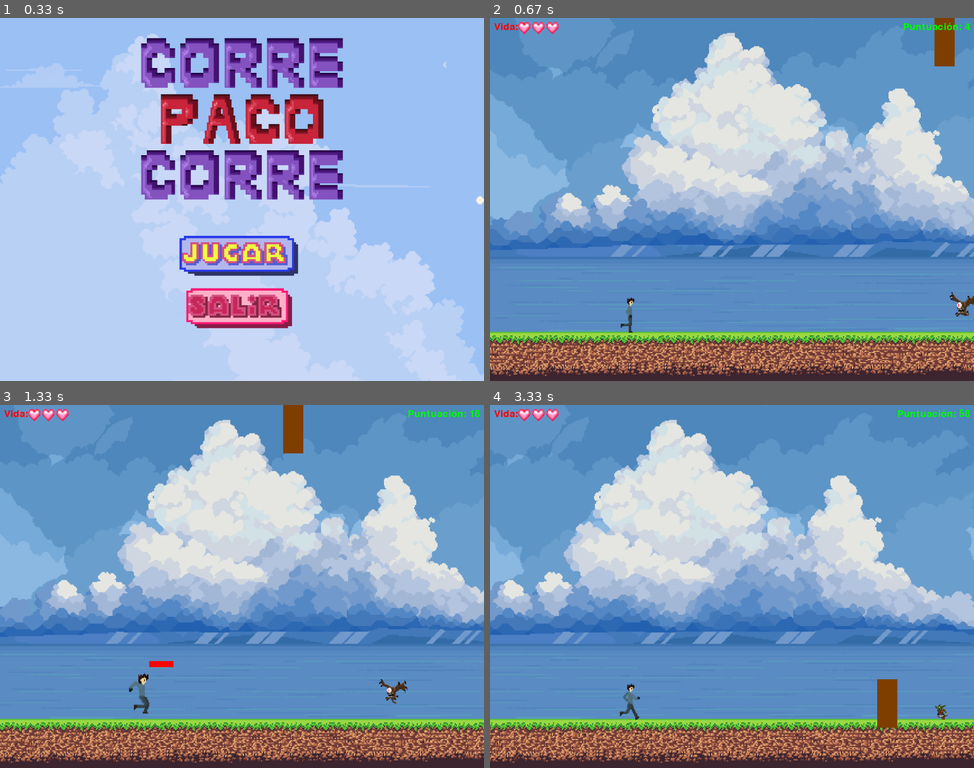
Above: before the commit, frames 1-4 (two rows, left to right).
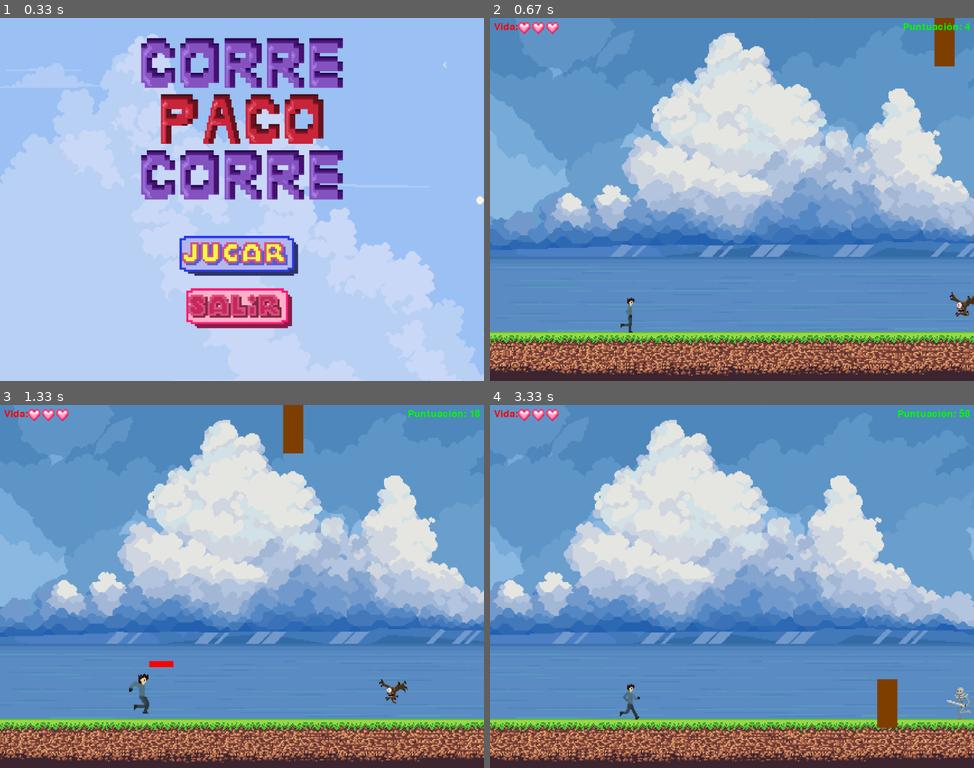
Above: after the commit, the same moments.

Repository: Jol-XD/Corre-Paco-Corre
Game: pygame game, started from proyecto/Juego(test-Jack).py
Same seed, same stepped clock (60 frames per second), same inputs: the game is played once before the commit and once after it.
Inputs (mouse positions are in pixels of both pictures, inside the frame that each line leads up to):
- Up to frame 1 (0.33 s): no input
- Up to frame 2 (0.67 s): click (727, 253) at 0.38 s
- Up to frame 3 (1.33 s): hold Up 0.67-1.13 s; hold Down from 1.17 s (still down); tap Space at 1.23 s
- Up to frame 4 (3.33 s): release Down at 1.47 s; hold Up 1.5-1.87 s; tap Space at 1.57, 1.97, 2.37, 2.7, 3.03 s; hold Down 1.9-2.27 s; hold Up 2.3-2.6 s; hold Down 2.63-2.93 s; hold Up from 2.97 s (still down)

Frame 1 is identical in both runs. In frame 2, 6.8% of the frame differs, in the area x 0-100%, y 87-99%; in frame 3, 6.9%; in frame 4, 7.5%, in the area x 0-100%, y 77-99%.

Commit message:
sprite agachar

Diff:
--- a/proyecto/Juego(test-Jack).py
+++ b/proyecto/Juego(test-Jack).py
@@ -90,9 +90,7 @@
     img = font.render(text, True, text_col)
     pantalla.blit(img, (x, y))
 
-
 #Background
-
 # Definir las velocidades para cada capa.
 class Bg_menu1:
     def __init__(self, screen, screen_width, screen_height):
@@ -176,7 +174,7 @@
 
 # Función para mostrar el menú principal
 def mostrar_menu():
-    global menu_activo, juego_activo, puntuacion, tiempo_ultimo_punto, scroll
+    global menu_activo, juego_activo, puntuacion, tiempo_ultimo_punto
 
     menu_activo = True
     juego_activo = False
@@ -292,7 +290,6 @@
         pygame.display.flip()
 
 pausa = False
-
 
 class Jugador(pygame.sprite.Sprite):
     def __init__(self, x, y, velocity_x, velocity_y):
@@ -320,6 +317,12 @@
             frame = pygame.transform.scale(frame, (50, 100))
             self.animacion_salto.append(frame)
 
+        self.animacion_agacharse = []
+        for i in range(1, 9):
+            frame = pygame.image.load(os.path.join("proyecto", "sprites", "agachar", f"seagacha{i}.png"))
+            frame = pygame.transform.scale(frame, (40, 45))
+            self.animacion_agacharse.append(frame)
+
         self.indice_animacion = 0
         self.image = self.animacion[self.indice_animacion]
 
@@ -327,9 +330,6 @@
         self.rect.x = x
         self.rect.y = y
         self.tiempo_animacion = 100
-
-        self.image_crouch = pygame.image.load("proyecto/sprites/palo_agacha.png")
-        self.image_crouch = pygame.transform.scale(self.image_crouch, (40, 40))
 
         self.attack_rect = None
 
@@ -369,12 +369,24 @@
                     self.image = self.animacion[self.indice_animacion]
                     self.ultimo_cambio = tiempo_actual
 
-        if self.is_jumping:
+        if self.is_agachado:
+            tiempo_actual = pygame.time.get_ticks()
+            if tiempo_actual - self.ultimo_cambio > self.tiempo_animacion:
+                self.indice_animacion = (self.indice_animacion + 1) % len(self.animacion_agacharse)
+                self.image = self.animacion_agacharse[self.indice_animacion]
+                self.ultimo_cambio = tiempo_actual
+        elif self.is_jumping:
             tiempo_actual = pygame.time.get_ticks()
             if tiempo_actual - self.ultimo_cambio > self.tiempo_animacion:
                 self.indice_animacion = (self.indice_animacion + 1) % len(self.animacion_salto)
                 self.image = self.animacion_salto[self.indice_animacion]
                 self.ultimo_cambio = tiempo_actual
+        else:
+            tiempo_actual = pygame.time.get_ticks()
+            if tiempo_actual - self.ultimo_cambio > self.tiempo_animacion:
+                self.indice_animacion = (self.indice_animacion + 1) % len(self.animacion)
+                self.image = self.animacion[self.indice_animacion]
+                self.ultimo_cambio = tiempo_actual
 
     def restablecer_animacion(self):
         self.indice_animacion = 0
@@ -388,7 +400,7 @@
     def agacharse(self):
         if not self.is_agachado and (not self.is_jumping or (self.is_jumping and 650 <= self.rect.y <= 700)):
             self.is_agachado = True
-            self.image = self.image_crouch
+            self.image = self.animacion_agacharse[0]
             self.rect.height = 40
             self.rect.y += 0
 
@@ -397,6 +409,7 @@
             self.is_agachado = False
             self.rect.height = 80
             self.rect.y -= 0
+            self.restablecer_animacion()
 
     def atacar(self):
         if not self.is_atacando:
@@ -581,11 +594,11 @@
         tipo_enemigo = EnemigoNormal
     elif numero_enemigo == 2:
         tipo_enemigo = EnemigoVolador
-    if numero_enemigo == 4:
+    elif numero_enemigo == 4:
         tipo_enemigo = EnemigoNormal
     elif numero_enemigo == 5:
         tipo_enemigo = EnemigoVolador
-    if numero_enemigo == 7:
+    elif numero_enemigo == 7:
         tipo_enemigo = EnemigoNormal
     elif numero_enemigo == 8:
         tipo_enemigo = EnemigoVolador
@@ -706,10 +719,11 @@
         self.bg_images = []
         for i in range(1, 4):
             bg_image = pygame.image.load(os.path.join("proyecto", "sprites", "bg_juego", "Ocean_1", f"{i}.png")).convert_alpha()
-
+            # Calculate the corresponding width to maintain the aspect ratio
             aspect_ratio = bg_image.get_width() / bg_image.get_height()
             bg_width = int(self.screen_height * aspect_ratio)
 
+            # Resize the image to the calculated width and screen_height
             bg_image = pygame.transform.scale(bg_image, (bg_width, self.screen_height))
 
             self.bg_images.append(bg_image)
@@ -719,9 +733,10 @@
         self.tiles = math.ceil(self.screen_width / self.bg_width) + 1
 
     def draw_bg(self):
-        for x in range(0, self.tiles):
-            for i, (image, speed) in enumerate(zip(self.bg_images, self.speeds)):
+        for i, (image, speed) in enumerate(zip(self.bg_images, self.speeds)):
+            for x in range(0, self.tiles):
                 position = (x * self.bg_width + self.scrolls[i], 0)
+
                 self.screen.blit(image, position)
 
                 # Actualiza el desplazamiento para cada capa.
@@ -729,21 +744,58 @@
 
                 if abs(self.scrolls[i]) > self.bg_width:
                     self.scrolls[i] = 0
-
-
 bg1 = Bg_juego1(pantalla, screen_width, screen_height)
 
+class Bg_juego2:
+    scrolls = 0
+    def __init__(self, screen, screen_width, screen_height):
+        self.screen = screen
+        self.screen_width = screen_width
+        self.screen_height = screen_height
+
+        self.bg_speed = 1  # Velocidad adicional para el fondo
+
+        self.speeds = [0.25, 0.35, 0.55, 0.55, 0.57]
+        self.scrolls = [0] * len(self.speeds)
+
+        self.bg_images = []
+        for i in range(1, 6):
+            bg_image = pygame.image.load(os.path.join("proyecto", "sprites", "bg_juego", "Ocean_7", f"{i}.png")).convert_alpha()
+            # Calculate the corresponding width to maintain the aspect ratio
+            aspect_ratio = bg_image.get_width() / bg_image.get_height()
+            bg_width = int(self.screen_height * aspect_ratio)
+
+            # Resize the image to the calculated width and screen_height
+            bg_image = pygame.transform.scale(bg_image, (bg_width, self.screen_height))
+
+            self.bg_images.append(bg_image)
+
+        self.bg_width = self.bg_images[0].get_width()
+
+        self.tiles = math.ceil(self.screen_width / self.bg_width) + 1
+
+    def draw_bg(self):
+        for i, (image, speed) in enumerate(zip(self.bg_images, self.speeds)):
+            for x in range(0, self.tiles):
+                position = (x * self.bg_width + self.scrolls[i], 0)
+
+                self.screen.blit(image, position)
+
+                # Actualiza el desplazamiento para cada capa.
+                self.scrolls[i] -= speed
+
+                if abs(self.scrolls[i]) > self.bg_width:
+                    self.scrolls[i] = 0
+bg2 = Bg_juego2(pantalla, screen_width, screen_height)
+
 def reiniciar_juego():
-    global puntuacion
-    global tiempo_ultimo_punto
-    global juego_activo
-    global menu_activo
-
+    global puntuacion, tiempo_ultimo_punto, juego_activo, menu_activo, scrolls
     # Reinicia las variables globales
     puntuacion = 0
     tiempo_ultimo_punto = pygame.time.get_ticks()
     juego_activo = False
     menu_activo = True
+    scrolls = 0
 
     # Elimina todos los enemigos
     enemigos.empty()
@@ -788,6 +840,7 @@
                     print("¡Enemigo derrotado!")
                     generar_enemigo()
 
+
         # Elimina los enemigos derrotados del grupo de enemigos
         for enemigo in enemigos_derrotados:
             enemigos.remove(enemigo)
Binary file added: proyecto/sprites/agachar/seagacha0.png
Binary file added: proyecto/sprites/agachar/seagacha1.png
Binary file added: proyecto/sprites/agachar/seagacha2.png
Binary file added: proyecto/sprites/agachar/seagacha3.png
Binary file added: proyecto/sprites/agachar/seagacha4.png
Binary file added: proyecto/sprites/agachar/seagacha5.png
Binary file added: proyecto/sprites/agachar/seagacha6.png
Binary file added: proyecto/sprites/agachar/seagacha7.png
Binary file added: proyecto/sprites/agachar/seagacha8.png
Binary file added: proyecto/sprites/agachar/seagacha9.png
Binary file changed: proyecto/sprites/bg_juego/Ocean_1/1.png
Binary file changed: proyecto/sprites/bg_juego/Ocean_1/3.png
(and 1 more such lines)
